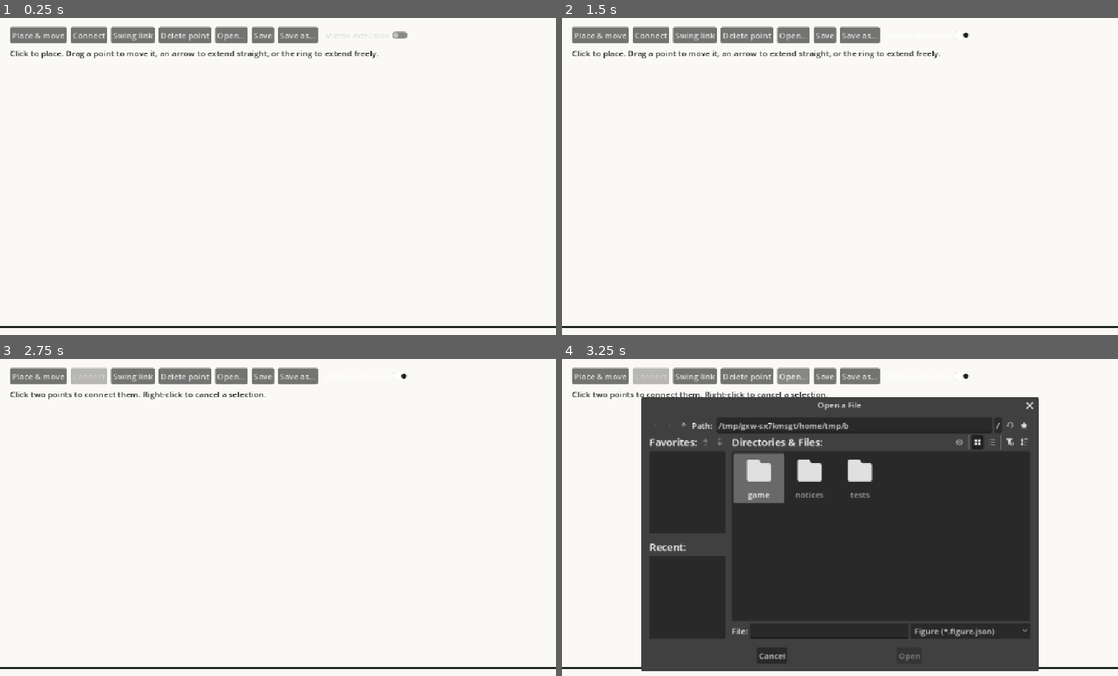
Above: before the commit, frames 1-4 (two rows, left to right).
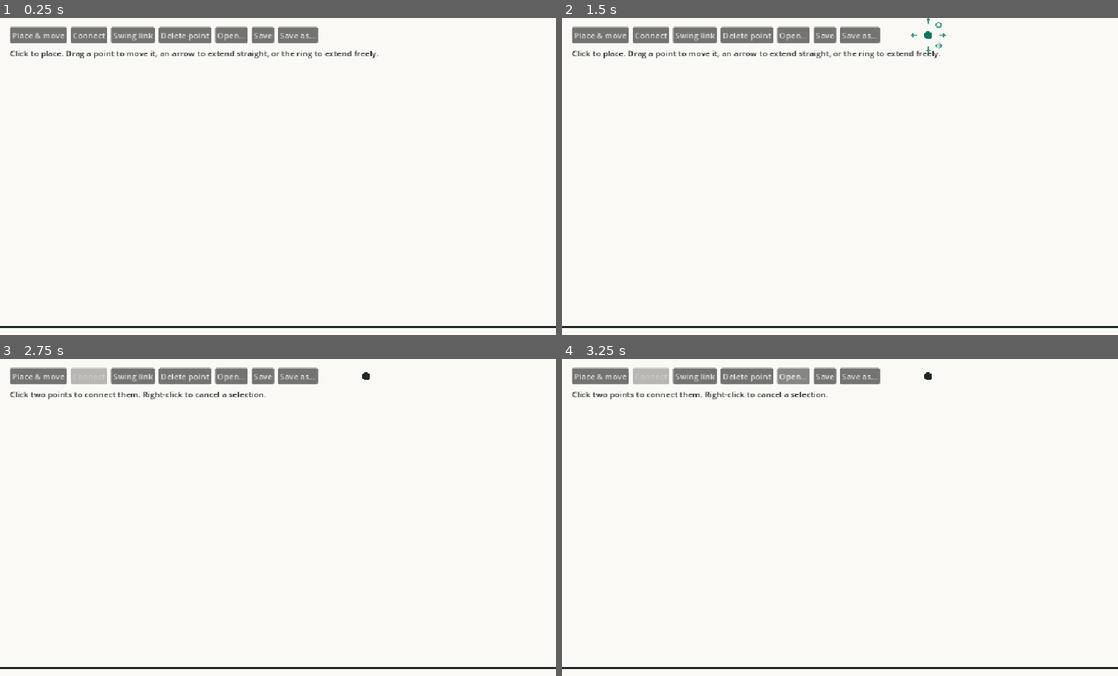
Above: after the commit, the same moments.

Repository: mdlvr1w/creation-game
Game: Godot game, scene res://game/workspace.tscn
Two runs of this game, one before a commit and one after it. Both use one fixed random seed, a clock stepped at 60 frames per second and the inputs below.
Inputs (mouse positions are in pixels of both pictures, inside the frame that each line leads up to):
- Up to frame 1 (0.25 s): no input
- Up to frame 2 (1.5 s): click "Place & move" at 0.5 s; click (928, 33) at 1.25 s, where only the run before the commit has a clickable "Mirror extrusion"
- Up to frame 3 (2.75 s): click "Connect" at 2 s
- Up to frame 4 (3.25 s): click "Open…" at 2.75 s

The runs differ from the first frame. In frame 1, less than 0.1% of the frame differs, in the area x 58-74%, y 4-7%; in frame 2, 0.1%; in frame 3, less than 0.1%; in frame 4, 62%, in the area x 14-86%, y 4-99%.
Error after the commit: Cannot call method 'add_child' on a null value. (res://game/workspace.gd:443)

Commit message:
Center mirrored extrusion on the selected point

Diff:
--- a/game/extrusion_handles.gd
+++ b/game/extrusion_handles.gd
@@ -1,9 +1,15 @@
 extends Node2D
 
 const DIRECTIONS := [
-	Vector2.RIGHT, Vector2.DOWN, Vector2.LEFT, Vector2.UP, Vector2(0.707107, -0.707107),
+	Vector2.RIGHT, Vector2.DOWN, Vector2.LEFT, Vector2.UP, Vector2(0.707107, -0.707107), Vector2(0.707107, 0.707107),
 ]
 const FREE_HANDLE := 4
+const MIRROR_HANDLE := 5
+const HELP := [
+	"Drag to extend right", "Drag to extend down", "Drag to extend left",
+	"Drag to extend up", "Drag to extend in any direction",
+	"Click to mirror the next pull around this point",
+]
 const OFFSET := 29.0
 const HIT_RADIUS := 9.0
 const ACCENT := Color("#00765e")
@@ -11,6 +17,35 @@
 var center := Vector2.ZERO
 var visible_handles: Array[int] = []
 var hovered := -1
+var mirror_armed := false
+var hint := Label.new()
+
+
+func _ready() -> void:
+	var background := StyleBoxFlat.new()
+	background.bg_color = Color("#222827")
+	background.set_corner_radius_all(5)
+	background.content_margin_left = 8
+	background.content_margin_right = 8
+	background.content_margin_top = 4
+	background.content_margin_bottom = 4
+	hint.add_theme_stylebox_override("normal", background)
+	hint.mouse_filter = Control.MOUSE_FILTER_IGNORE
+	hint.hide()
+	add_child(hint)
+
+
+func refresh() -> void:
+	hint.visible = hovered >= 0 and visible_handles.has(hovered)
+	if hint.visible:
+		hint.text = "Click to turn off mirroring" if hovered == MIRROR_HANDLE and mirror_armed else HELP[hovered]
+		hint.reset_size()
+		var tip := position_for(hovered)
+		var bounds := get_viewport_rect()
+		var x := clampf(tip.x + 13.0, 4.0, maxf(4.0, bounds.size.x - hint.size.x - 4.0))
+		var y := minf(tip.y + 13.0, bounds.size.y - hint.size.y - 4.0)
+		hint.position = Vector2(x, y)
+	queue_redraw()
 
 
 func position_for(index: int) -> Vector2:
@@ -31,7 +66,18 @@
 		var side := direction.orthogonal()
 		var color := ACCENT if hovered == index else ACCENT.lerp(Color.WHITE, 0.22)
 		draw_circle(tip, HIT_RADIUS, Color("#faf9f5"), true, -1.0, true)
-		if index == FREE_HANDLE:
+		if index == MIRROR_HANDLE:
+			if mirror_armed:
+				draw_circle(tip, HIT_RADIUS, ACCENT, true, -1.0, true)
+				color = Color.WHITE
+			draw_line(tip + Vector2(0, -6), tip + Vector2(0, 6), color, 1.5, true)
+			draw_colored_polygon(PackedVector2Array([
+				tip + Vector2(-7, 0), tip + Vector2(-3, -4), tip + Vector2(-3, 4),
+			]), color)
+			draw_colored_polygon(PackedVector2Array([
+				tip + Vector2(7, 0), tip + Vector2(3, -4), tip + Vector2(3, 4),
+			]), color)
+		elif index == FREE_HANDLE:
 			draw_arc(tip, 5.0, 0.0, TAU, 20, color, 2.0, true)
 		else:
 			draw_line(tip - direction * 6.0, tip + direction * 4.0, color, 2.0, true)
--- a/game/workspace.gd
+++ b/game/workspace.gd
@@ -3,7 +3,7 @@
 const Figure := preload("res://game/figure.gd")
 const ExtrusionHandles := preload("res://game/extrusion_handles.gd")
 const MIRROR_TOLERANCE := 0.001
-const CENTER_SNAP := 0.065
+const MIN_LINK_LENGTH := 0.065
 const MIN_DRAG := 6.0
 const PREVIEW := Color("#469486")
 const INK := Color("#222827")
@@ -17,7 +17,6 @@
 var drawing := MeshInstance3D.new()
 var handles := ExtrusionHandles.new()
 var toolbar := HBoxContainer.new()
-var mirror_button := CheckButton.new()
 var status := Label.new()
 var connect_button: Button
 var save_dialog: FileDialog
@@ -35,7 +34,7 @@
 var extrusion_handle := -1
 var extrusion_start := Vector2.ZERO
 var extrusion_target := Vector3.ZERO
-var mirror_source := -1
+var mirror_next := false
 var preview_visible := false
 
 
@@ -80,10 +79,6 @@
 	add_button(toolbar, "Open…", request_open)
 	add_button(toolbar, "Save", request_save)
 	add_button(toolbar, "Save as…", show_save_dialog)
-	mirror_button.text = "Mirror extrusion"
-	mirror_button.tooltip_text = "Reflect new links across the vertical centerline."
-	mirror_button.toggled.connect(func(_enabled: bool): redraw())
-	toolbar.add_child(mirror_button)
 	get_viewport().size_changed.connect(redraw)
 
 	status.position = Vector2(20, 58)
@@ -139,6 +134,7 @@
 
 
 func update_tools() -> void:
+	mirror_next = false
 	clear_extrusion()
 	hovered_point = -1
 	drag_point = -1
@@ -171,6 +167,20 @@
 		drag_point = -1
 		redraw()
 
+	elif event is InputEventMouseMotion and tool == Tool.PLACE and drag_point < 0:
+		update_hover(event.position)
+
+
+func update_hover(cursor: Vector2) -> void:
+	var over_interface := (toolbar.get_global_rect().has_point(cursor)
+		or save_dialog.visible or open_dialog.visible)
+	var point := -1 if over_interface else pick_point(cursor)
+	var handle := -1 if over_interface or point >= 0 else handles.hit_test(cursor)
+	if point != hovered_point or handle != handles.hovered:
+		hovered_point = point
+		handles.hovered = handle
+		redraw()
+
 
 func _unhandled_input(event: InputEvent) -> void:
 	if event is InputEventMouseMotion and drag_point >= 0:
@@ -185,13 +195,6 @@
 		destination.z = figure.points[drag_point].z
 		figure.points[drag_point] = destination
 		redraw()
-	elif event is InputEventMouseMotion and tool == Tool.PLACE:
-		var point := pick_point(event.position)
-		var handle := -1 if point >= 0 else handles.hit_test(event.position)
-		if point != hovered_point or handle != handles.hovered:
-			hovered_point = point
-			handles.hovered = handle
-			redraw()
 	elif event is InputEventMouseButton and event.pressed:
 		if event.button_index == MOUSE_BUTTON_LEFT:
 			handle_click(event.position)
@@ -199,6 +202,7 @@
 			selected_point = -1
 			pivot_point = -1
 			handles.hovered = -1
+			mirror_next = false
 			redraw()
 	elif event.is_action_pressed("ui_cancel"):
 		select_place_mode()
@@ -208,6 +212,12 @@
 	var hit := pick_point(screen_position)
 	if tool == Tool.PLACE and hit < 0:
 		var handle := handles.hit_test(screen_position)
+		if handle == ExtrusionHandles.MIRROR_HANDLE:
+			mirror_next = not mirror_next
+			set_status("Mirror on for the next pull. This point is the center." if mirror_next
+				else "Mirror off. Pull a handle to add a link.")
+			redraw()
+			return
 		if handle >= 0:
 			begin_extrusion(handle, screen_position)
 			return
@@ -240,23 +250,15 @@
 	else:
 		if hit < 0:
 			hit = figure.points.size()
-			var position := point_on_plane(screen_position)
-			if mirror_button.button_pressed and absf(position.x) <= CENTER_SNAP:
-				position.x = 0.0
-			figure.points.append(position)
+			figure.points.append(point_on_plane(screen_position))
+		if hit != selected_point:
+			mirror_next = false
 		selected_point = hit
 		drag_point = hit
 	redraw()
 
 
 func begin_extrusion(handle: int, cursor: Vector2) -> void:
-	var source := figure.points[selected_point]
-	if mirror_button.button_pressed:
-		mirror_source = find_point(reflect_point(source))
-		if mirror_source < 0:
-			set_status("Mirror extrusion needs a source on the centerline or a matching point across it.")
-			return
-
 	extrusion_handle = handle
 	extrusion_start = cursor
 	drag_point = -1
@@ -273,14 +275,12 @@
 		direction.y = -direction.y
 		displacement = direction * maxf(0.0, displacement.dot(direction))
 	extrusion_target = source + Vector3(displacement.x, displacement.y, 0.0)
-	if mirror_source >= 0 and absf(extrusion_target.x) <= CENTER_SNAP:
-		extrusion_target.x = 0.0
 	preview_visible = (cursor.distance_to(extrusion_start) >= MIN_DRAG
-		and source.distance_to(extrusion_target) > CENTER_SNAP
+		and source.distance_to(extrusion_target) > MIN_LINK_LENGTH
 		and get_viewport().get_visible_rect().has_point(cursor)
 		and not toolbar.get_global_rect().has_point(cursor))
 	if preview_visible:
-		var description := "Mirrored link" if mirror_source >= 0 else "Link"
+		var description := "Mirrored link" if mirror_next else "Link"
 		set_status("%s length %.2f   ·   Escape cancels" % [description, source.distance_to(extrusion_target)])
 	redraw()
 
@@ -291,10 +291,9 @@
 		cancel_extrusion()
 		return
 	var endpoint := append_link(selected_point, extrusion_target)
-	if mirror_source >= 0:
-		var reflected := reflect_point(extrusion_target)
-		if not reflected.is_equal_approx(figure.points[mirror_source]):
-			append_link(mirror_source, reflected)
+	if mirror_next:
+		append_link(selected_point, reflect_point(extrusion_target))
+	mirror_next = false
 	selected_point = endpoint
 	hovered_point = -1
 	clear_extrusion()
@@ -312,7 +311,7 @@
 
 
 func reflect_point(point: Vector3) -> Vector3:
-	return Vector3(-point.x, point.y, point.z)
+	return Vector3(2.0 * figure.points[selected_point].x - point.x, point.y, point.z)
 
 
 func find_point(position: Vector3) -> int:
@@ -324,7 +323,6 @@
 
 func clear_extrusion() -> void:
 	extrusion_handle = -1
-	mirror_source = -1
 	preview_visible = false
 	handles.hovered = -1
 
@@ -339,6 +337,7 @@
 	if selected_point < 0:
 		set_status("Select a point before deleting it.")
 		return
+	mirror_next = false
 	clear_extrusion()
 	hovered_point = -1
 	figure.remove_point(selected_point)
@@ -368,12 +367,17 @@
 	var mesh := ImmediateMesh.new()
 	mesh.surface_begin(Mesh.PRIMITIVE_TRIANGLES)
 	draw_line(mesh, Vector3(-100, FLOOR_Y, 0), Vector3(100, FLOOR_Y, 0), 0.023, INK)
-	if mirror_button.button_pressed:
-		draw_line(mesh, Vector3(0, -20, 0), Vector3(0, 20, 0), 0.014, Color("#a5c2b8"))
+	if mirror_next and selected_point >= 0:
+		var center := figure.points[selected_point]
+		var guide := Vector3(0, 0.65, 0)
+		draw_line(mesh, center - guide, center + guide, 0.014, Color("#a5c2b8"))
 	if preview_visible:
-		draw_preview(mesh, figure.points[selected_point], extrusion_target)
-		if mirror_source >= 0:
-			draw_preview(mesh, figure.points[mirror_source], reflect_point(extrusion_target))
+		var source := figure.points[selected_point]
+		draw_preview(mesh, source, extrusion_target)
+		if mirror_next:
+			var reflected := reflect_point(extrusion_target)
+			if not reflected.is_equal_approx(extrusion_target):
+				draw_preview(mesh, source, reflected)
 	for link in figure.links:
 		draw_line(mesh, figure.points[link.x], figure.points[link.y], 0.032, INK)
 	for index in figure.points.size():
@@ -392,7 +396,8 @@
 			# A nearby point always remains available for selection.
 			if pick_point(handles.position_for(index)) < 0:
 				handles.visible_handles.append(index)
-	handles.queue_redraw()
+	handles.mirror_armed = mirror_next
+	handles.refresh()
 
 
 func draw_preview(mesh: ImmediateMesh, source: Vector3, target: Vector3) -> void:
@@ -474,6 +479,7 @@
 	if file == null or not figure.decode(file.get_as_text()):
 		set_status("Could not open that figure. Your current figure is still here.")
 		return
+	mirror_next = false
 	clear_extrusion()
 	hovered_point = -1
 	current_file = path
--- a/tests/workspace_test.gd
+++ b/tests/workspace_test.gd
@@ -86,49 +86,56 @@
 	check(is_equal_approx(workspace.figure.points[0].x, workspace.figure.points[1].x),
 		"directional extrusion keeps horizontal alignment")
 
-	workspace.mirror_button.button_pressed = true
+	# Use an off-center source with no opposite point.
+	click_at(center + Vector2(160, 90))
+	var source: Vector3 = workspace.figure.points[2]
+	var mirror_handle: Vector2 = workspace.handles.position_for(5)
+	move_mouse(mirror_handle)
+	check(workspace.handles.hint.visible and workspace.handles.hint.text.contains("mirror"),
+		"mirror handle explains its action on hover")
+	click_at(mirror_handle)
+	check(workspace.mirror_next, "selected point arms mirroring")
+
+	var right_arrow: Vector2 = workspace.handles.position_for(0)
+	move_mouse(right_arrow)
+	check(workspace.handles.hint.visible and workspace.handles.hint.text.contains("right"),
+		"directional handle explains its action on hover")
+	var right_end := right_arrow + Vector2(65, 10)
+	mouse_button(right_arrow, true)
+	move_mouse(right_end)
+	check(workspace.preview_visible and not workspace.handles.hint.visible,
+		"mirrored arrow stays usable and hides hover help during the drag")
+	mouse_button(right_end, false)
+	check(workspace.figure.points.size() == 5, "mirrored arrow adds two points from an off-center source")
+	if workspace.figure.points.size() != 5:
+		return
+	var primary: Vector3 = workspace.figure.points[3]
+	var mirrored: Vector3 = workspace.figure.points[4]
+	check((primary - source).is_equal_approx(source - mirrored), "both links extend from the selected point")
+	check(workspace.figure.links.has(Vector2i(2, 3)) and workspace.figure.links.has(Vector2i(2, 4)),
+		"both new endpoints are linked to the source")
+	check(not workspace.mirror_next and workspace.selected_point == 3,
+		"mirroring is consumed and selection follows the primary endpoint")
+
 	var free_handle: Vector2 = workspace.handles.position_for(4)
-	var diagonal: Vector2 = workspace.handles.center + Vector2(85, -60)
+	move_mouse(free_handle)
+	check(workspace.handles.hint.visible and workspace.handles.hint.text.contains("any direction"),
+		"free handle explains its action on hover")
+	var free_target := free_handle + Vector2(55, -50)
 	mouse_button(free_handle, true)
-	move_mouse(diagonal)
-	mouse_button(diagonal, false)
-	check(workspace.figure.points.size() == 4, "mirrored free extrusion adds two points")
-	if workspace.figure.points.size() != 4:
-		return
-	var primary: Vector3 = workspace.figure.points[2]
-	var mirrored: Vector3 = workspace.figure.points[3]
-	check(primary.is_equal_approx(workspace.point_on_plane(diagonal)), "free extrusion follows both axes")
-	check(mirrored.is_equal_approx(Vector3(-primary.x, primary.y, primary.z)),
-		"mirrored point is opposite across the centerline")
-	check(workspace.figure.links.size() == 3, "both sides connect to the center point")
-
-	var up_arrow: Vector2 = workspace.handles.position_for(3)
-	var continued: Vector2 = workspace.handles.center + Vector2(0, -95)
-	mouse_button(up_arrow, true)
-	move_mouse(continued)
-	mouse_button(continued, false)
-	check(workspace.figure.points.size() == 6 and workspace.figure.links.size() == 5,
-		"continued mirrored extrusion connects from both corresponding sources")
+	move_mouse(free_target)
+	mouse_button(free_target, false)
+	check(workspace.figure.points.size() == 6, "the next pull is free and unmirrored")
 
 	click_at(center)
-	var center_arrow: Vector2 = workspace.handles.position_for(3)
-	var center_target: Vector2 = workspace.handles.center + Vector2(0, -110)
-	mouse_button(center_arrow, true)
-	move_mouse(center_target)
-	mouse_button(center_target, false)
-	check(workspace.figure.points.size() == 7 and workspace.figure.links.size() == 6,
-		"extrusion along the centerline adds one point and one link")
-
-
-	click_at(center + Vector2(175, 110))
-	var unmatched_handle: Vector2 = workspace.handles.position_for(0)
-	mouse_button(unmatched_handle, true)
-	move_mouse(unmatched_handle + Vector2(80, 0))
-	mouse_button(unmatched_handle + Vector2(80, 0), false)
-	check(workspace.figure.points.size() == 8 and workspace.figure.links.size() == 6,
-		"mirroring requires a matching source")
-	click_at(center + Vector2(4, 180))
-	check(is_zero_approx(workspace.figure.points.back().x), "placement near the centerline snaps to it")
+	click_at(workspace.handles.position_for(5))
+	var up_arrow: Vector2 = workspace.handles.position_for(3)
+	var up_end := up_arrow + Vector2(0, -75)
+	mouse_button(up_arrow, true)
+	move_mouse(up_end)
+	mouse_button(up_end, false)
+	check(workspace.figure.points.size() == 7 and workspace.figure.links.size() == 5,
+		"a pull along the mirror axis creates a single link")
 
 
 func click_at(position: Vector2) -> void:
Not shown, changed: DESIGN-JOURNAL.md
